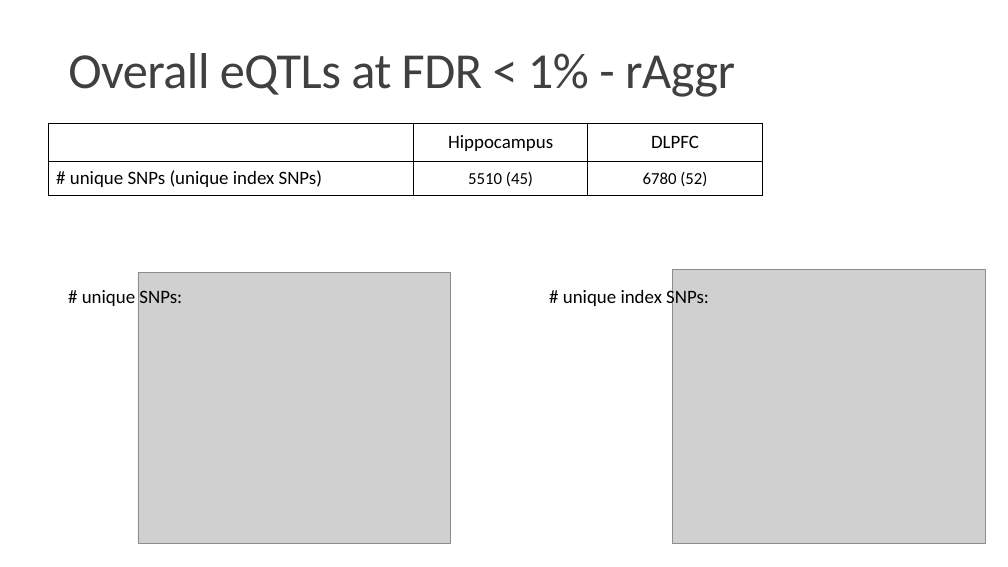
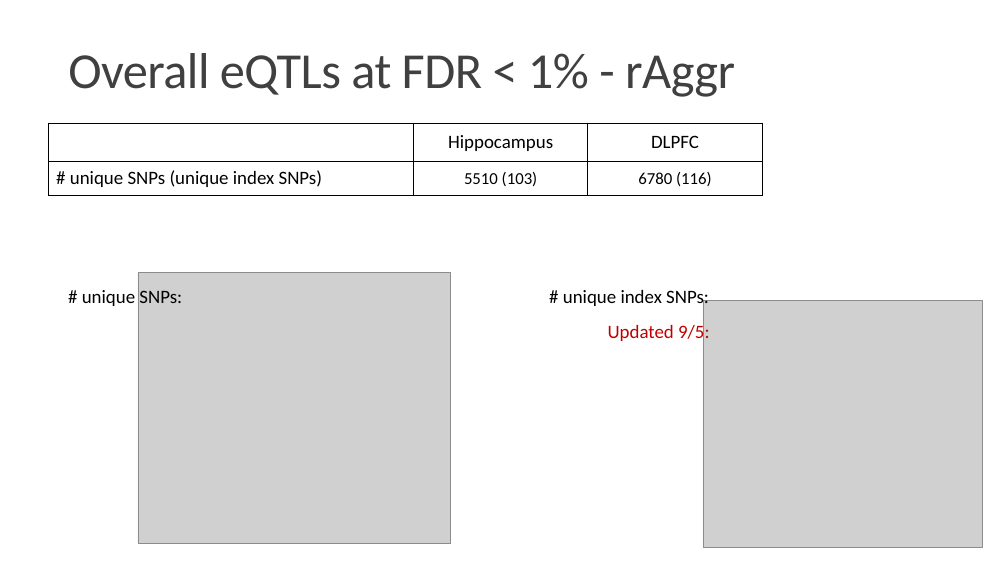
Before and after one commit to LieberInstitute/brainseq_phase2, a slide deck: slide 5 of eQTL_GWAS_riskSNPs/raggr_results_tables.pptx. Drawn at 1008x567 pixels with LibreOffice and Linux fonts; fonts in the diff are those of the drawing; grey boxes stand for pictures. Boxes give left, top, right and bottom in pixels: in the first picture for what was removed or moved away, otherwise in the second. Text is boxed around its words. In the diff, an @@ line names an element or a change of style, - is before the commit and + after.

```diff
--- a/eQTL_GWAS_riskSNPs/raggr_results_tables.pptx
+++ b/eQTL_GWAS_riskSNPs/raggr_results_tables.pptx
@@ table at [48,123,763,196] @@
-row 2, column 2: 5510 (45)
+row 2, column 2: 5510 (103)
-row 2, column 3: 6780 (52)
+row 2, column 3: 6780 (116)
@@ text added at [608,323,709,344], 18 pt, text #C00000 @@
+Updated 9/5:
@@ picture: place and size @@
-picture at [673,269,986,544]
+picture at [704,301,982,547]
```
Also in this commit, not shown: 3 other slides changed, 1 slide added, 7 other files.
